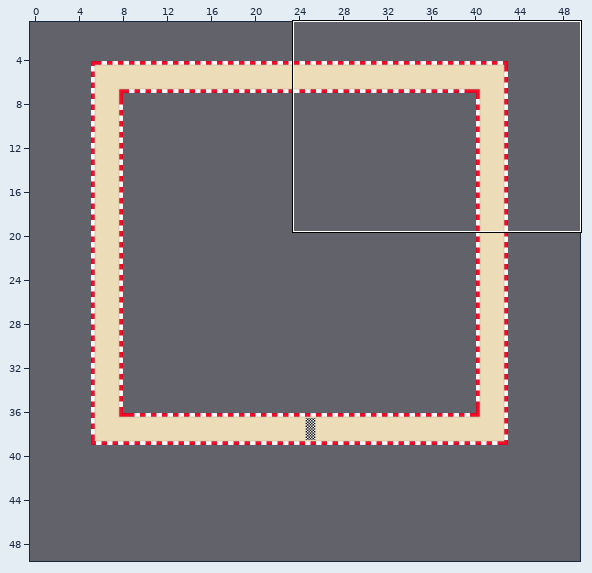
Two states of a Tiled map, core/assets/SmallTestMap.tmx. Above: a wide view before the commit, with the close-up outlined.
Close-up. The starting point:
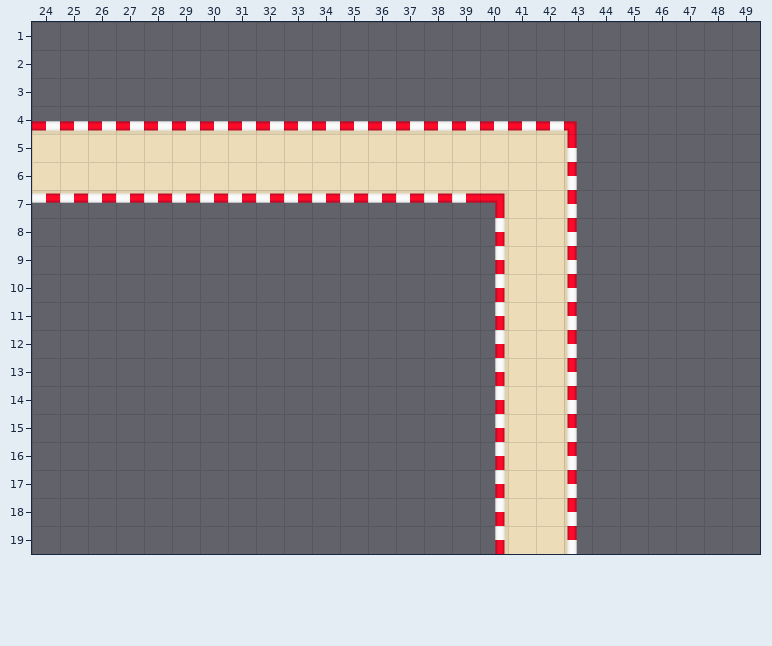
Cells are 64x64 px. Shown: x 24..49, y 1..19. The commit also changed other parts of the map, which this record leaves out.
And afterwards:
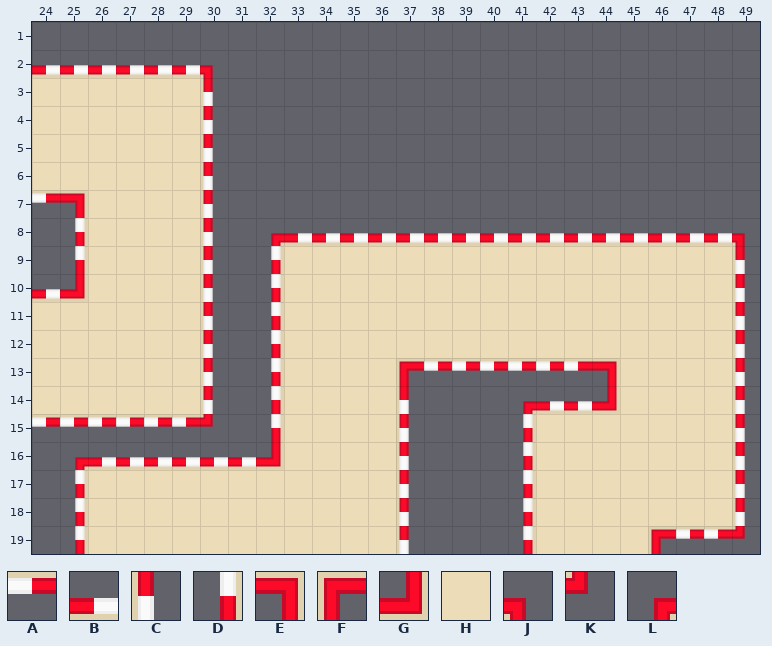
Key: from "RaceTrackRed": A 0, B 0 turned 180, C 0 turned 270, D 0 turned 90, E 1, F 1 turned 270, G 1 turned 90, H 2, J 4 turned 180, K 4 turned 270, L 4 turned 90.
_ is an empty cell.
The exact change:
Layer "Tile Layer 1":
The author put tile H in rows 3 to 4 at x 24 to 29; in rows 7 to 8 at x 26 to 29; in rows 9 to 10 at x 26 to 29, 33 to 40 and 43 to 48; in rows 11 to 12 at x 24 to 29, 33 to 40 and 43 to 48; in rows 13 to 14 at x 24 to 29, 33 to 36 and 45 to 48; in rows 15 to 16 at x 33 to 36 and 43 to 48.
The author put tile H in rows 17 to 18 at x 26 to 36 and 43 to 48; in row 19 at x 26 to 36 and 43 to 45.
Tile H is gone in rows 5 to 6 at x 30 to 42; in rows 7 to 8 at x 41 to 42; in rows 13 to 14 at x 41 to 42; in rows 15 to 19 at x 41.
Layer "CollisionLayer":
Tile C becomes tile A in row 13 at x 43.
Tile D becomes tile A in row 13 at x 40.
The author put tile A in row 13 at x 38 to 39 and 41 to 42; in row 15 at x 24 to 29; in row 19 at x 47 to 48.
Tile C becomes tile B in row 8 at x 43; in row 14 at x 43.
Tile D becomes tile B in row 8 at x 40.
The author put tile B in row 2 at x 24 to 29; in row 8 at x 33 to 39, 41 to 42 and 44 to 48; in row 10 at x 24; in row 14 at x 42; in row 16 at x 26 to 31.
Tile A becomes tile C in row 7 at x 30.
Tile B becomes tile C in row 4 at x 30.
The author put tile C in row 3 at x 30; in rows 5 to 6 at x 30; in row 8 at x 30; in rows 9 to 13 at x 30 and 49; in row 14 at x 30, 37 and 49; in rows 15 to 18 at x 37 and 49.
The author put tile C in row 19 at x 37.
The author put tile D in row 8 at x 25; in row 9 at x 25 and 32; in rows 10 to 14 at x 32; in row 15 at x 32 and 41; in row 16 at x 41; in rows 17 to 19 at x 25 and 41.
Tile A becomes tile E in row 7 at x 25.
The author put tile E in row 13 at x 44.
The author put tile F in row 13 at x 37; in row 19 at x 46.
The author put tile G in row 10 at x 25; in row 14 at x 44; in row 16 at x 32.
The author put tile J in row 2 at x 30; in row 8 at x 49.
The author put tile K in row 15 at x 30; in row 19 at x 49.
The author put tile L in row 8 at x 32; in row 14 at x 41; in row 16 at x 25.
Tile A is gone in row 7 at x 26 to 29 and 31 to 39.
Tile B is gone in row 4 at x 24 to 29 and 31 to 42.
Tile C is gone in rows 5 to 7 at x 43; in rows 9 to 12 at x 43; in rows 15 to 19 at x 43.
Tile D is gone in rows 9 to 12 at x 40; in rows 14 to 19 at x 40.
Tile E is gone in row 7 at x 40.
Tile J is gone in row 4 at x 43.
